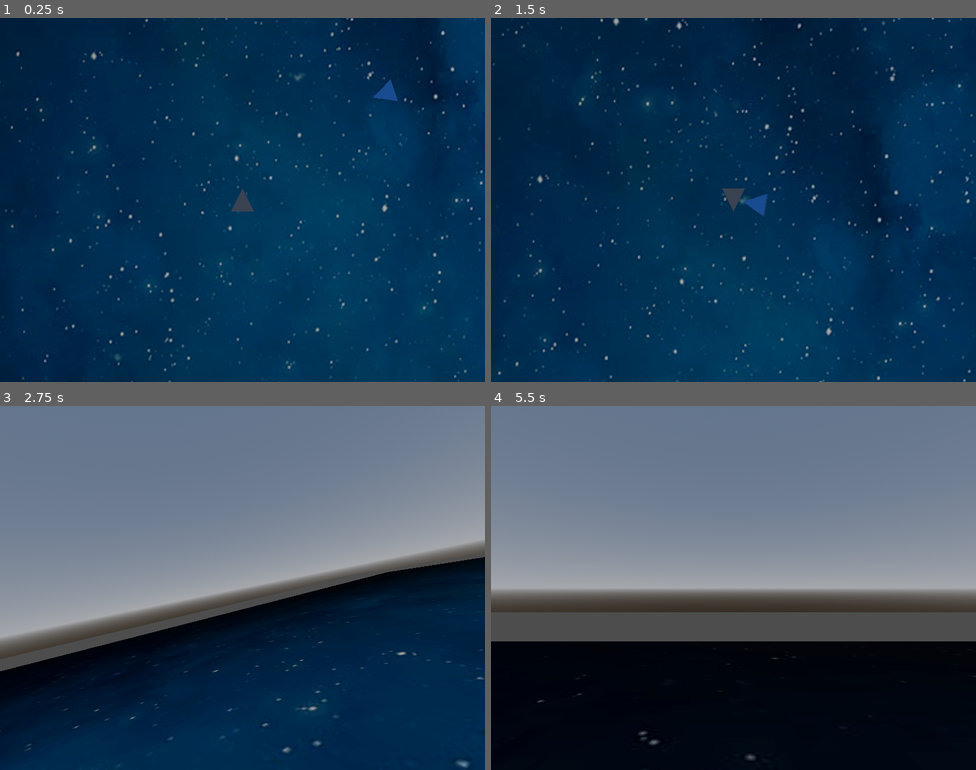
Above: before the commit, frames 1-4 (two rows, left to right).
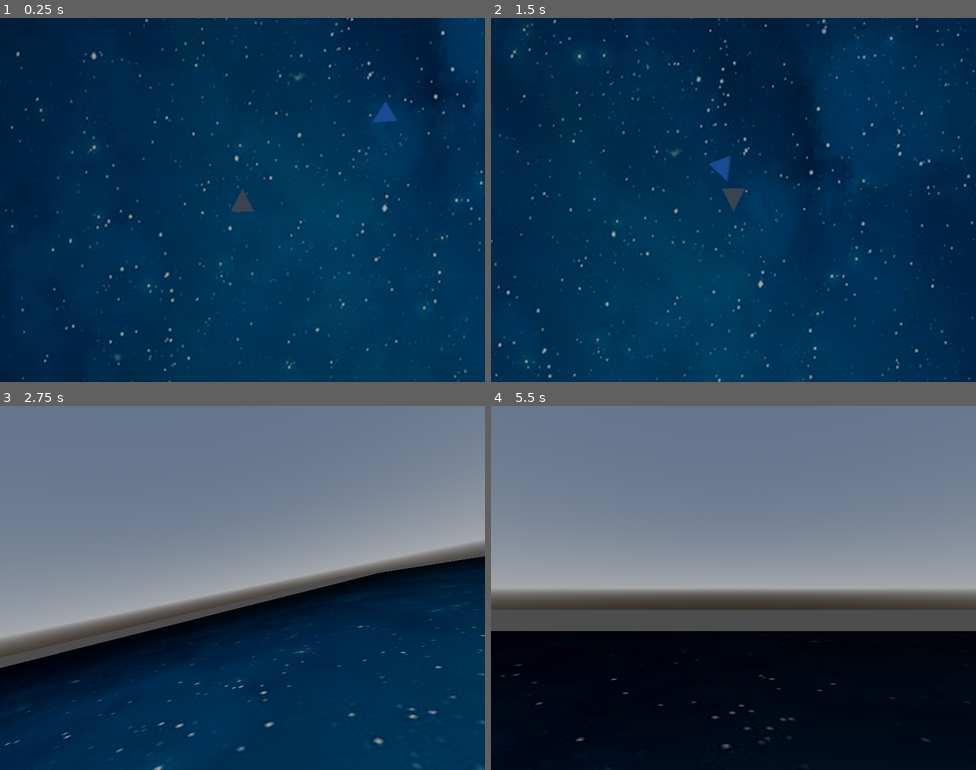
Above: after the commit, the same moments.

Repository: davis-trem/Bosconian3D
Game: Godot game, scene res://scenes/battle_field.tscn
Two runs of this game, one before a commit and one after it. Both use one fixed random seed, a clock stepped at 60 frames per second and the inputs below.
Inputs:
- Up to frame 1 (0.25 s): no input
- Up to frame 2 (1.5 s): hold Right (ui_right) 0.53-1.28 s; hold Shift (toggle_camera) 0.53-1.28 s; hold Down (ui_down) from 1.28 s (still down); tap Shift (toggle_camera) at 1.35 s
- Up to frame 3 (2.75 s): release Down (ui_down) at 2.03 s; hold Right (ui_right) from 2.03 s (still down); hold Shift (toggle_camera) from 2.03 s (still down)
- Up to frame 4 (5.5 s): release Right (ui_right) at 2.78 s; release Shift (toggle_camera) at 2.78 s; hold Up (ui_up) 2.78-3.53 s; tap Shift (toggle_camera) at 2.85, 4.35 s; hold Shift (toggle_camera) 3.53-4.28 s; hold Left (ui_left) 3.53-5.03 s; hold Down (ui_down) from 5.03 s (still down); hold Shift (toggle_camera) from 5.03 s (still down)

The runs differ from the first frame. In frame 1, 0.3% of the frame differs, in the area x 76-82%, y 16-29%; in frame 2, 6.9%, in the area x 0-100%, y 0-100%; in frame 3, 2.1%; in frame 4, 3.8%.

Commit message:
tweak pfighter movement

Diff:
--- a/client/scripts/p_type_fighter.gd
+++ b/client/scripts/p_type_fighter.gd
@@ -3,12 +3,16 @@
 const Util = preload('res://scripts/util.gd')
 
 
-var speed = 4
-var radius = 3
+var speed = 8
+var radius = 5
 var randnum = randf()
+var pos = Vector3.ZERO
+var flip = false
+var time := 0.0
 
 func _ready():
 	velocity = Vector3(0, 0, -1 * speed)
+	pos = global_position
 
 
 func _physics_process(delta):
@@ -16,18 +20,51 @@
 		self,
 		get_tree().get_nodes_in_group('player')
 	)
+	var player_pos = Util.get_closest_position(self, closest_player)
 
-	var new_position = Util.get_closest_position(self, closest_player)
-	if global_position.distance_to(new_position) > radius:
-		new_position = _get_circle_position(new_position)
+	if global_position.distance_to(player_pos) <= radius:
+		look_at(player_pos)
+		var direction = global_position.direction_to(
+			_get_circle_position(player_pos)
+		).normalized()
+		if direction != Vector3.ZERO:
+			velocity.x = direction.x * speed
+			velocity.z = direction.z * speed
+		move_and_collide(velocity * delta)
+		time = 0.2
+		pos = global_position
+	else:
+		if time == 1:
+			time = 0.0
+			pos = global_position
+			flip = not flip
 
-	var direction = global_position.direction_to(new_position).normalized()
-	if direction != Vector3.ZERO:
-		velocity.x = direction.x * speed
-		velocity.z = direction.z * speed
-	move_and_collide(velocity * delta)
+		var p := _quadratic_bezier(
+			pos,
+			Vector3(player_pos.x, 0, pos.z) if flip else Vector3(player_pos.z, 0, pos.x),
+			player_pos,
+			time
+		)
+		if global_position.distance_to(p) < 0.1:
+			time += 0.2
 
-	look_at(new_position)
+		look_at(player_pos)
+		var direction = global_position.direction_to(p).normalized()
+		if direction != Vector3.ZERO:
+			velocity.x = direction.x * speed
+			velocity.z = direction.z * speed
+		move_and_collide(velocity * delta)
+
+
+func _quadratic_bezier(p0: Vector3, p1: Vector3, p2: Vector3, t: float) -> Vector3:
+	var p00 := Vector2(p0.x, p0.z)
+	var p11 := Vector2(p1.x, p1.z)
+	var p22 := Vector2(p2.x, p2.z)
+
+	var q0 := p00.lerp(p11, t)
+	var q1 := p11.lerp(p22, t)
+	var r := q0.lerp(q1, t)
+	return Vector3(r.x, 0, r.y)
 
 
 func _get_circle_position(target: Vector3) -> Vector3:
@@ -35,7 +72,7 @@
 	var angle = randnum * PI * 2
 
 	return Vector3(
-		circle_center.x + cos(angle) * radius,
+		circle_center.x + cos(angle) * 0.5,
 		0,
-		circle_center.z + sin(angle) * radius
+		circle_center.z + sin(angle) * 0.5
 	)
